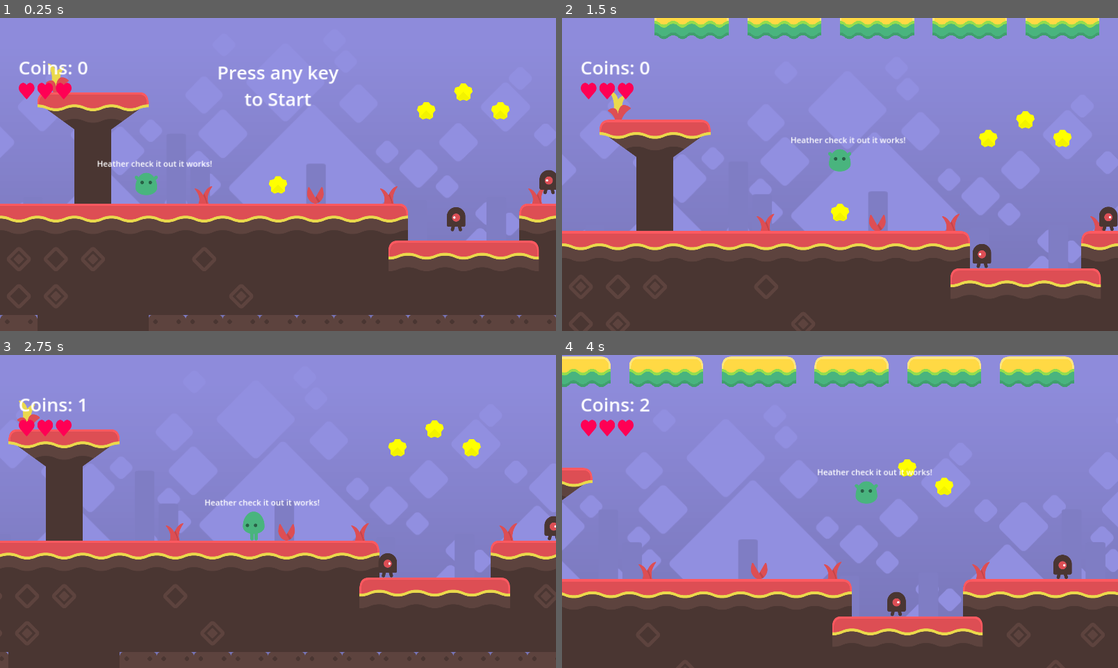
Above: before the commit, frames 1-4 (two rows, left to right).
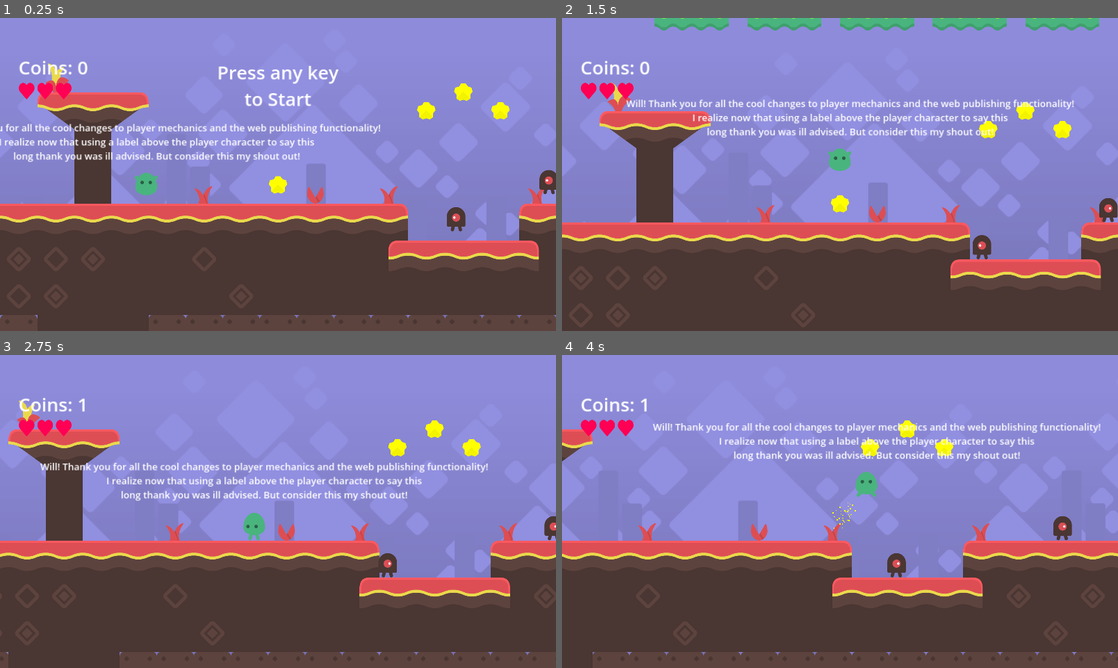
Above: after the commit, the same moments.

Repository: jbourqueendless/test-web-publish-again
Game: Godot game, scene res://main.tscn
Same seed, same stepped clock (60 frames per second), same inputs: the game is played once before the commit and once after it.
Inputs:
- Up to frame 1 (0.25 s): no input
- Up to frame 2 (1.5 s): tap Enter (ui_accept) at 0.5, 0.77 s; hold Right (ui_right) from 0.53 s (still down)
- Up to frame 3 (2.75 s): tap Enter (ui_accept) at 1.52 s; release Right (ui_right) at 2.03 s; hold Left (ui_left) from 2.03 s (still down)
- Up to frame 4 (4 s): release Left (ui_left) at 2.78 s; hold Right (ui_right) from 2.78 s (still down); tap Enter (ui_accept) at 3.02, 3.77 s

The runs differ from the first frame. In frame 1, 2.3% of the frame differs, in the area x 0-69%, y 33-48%; in frame 2, 18%; in frame 3, 2.4%; in frame 4, 31%, in the area x 0-100%, y 0-96%.

Commit message:
Thanks Will!

Diff:
--- a/main.tscn
+++ b/main.tscn
@@ -18,7 +18,7 @@
 
 [sub_resource type="LabelSettings" id="LabelSettings_dcqgl"]
 font = SubResource("SystemFont_dco2c")
-font_size = 28
+font_size = 33
 outline_color = Color(1, 0.0470588, 0.137255, 1)
 shadow_size = 20
 
@@ -211,6 +211,9 @@
 collision_layer = 1
 collision_mask = 7
 sprite_frames = ExtResource("10_g34y8")
+jump_cut_factor = 60.0
+coyote_time = 0.25
+double_jump = true
 
 [node name="Camera2D" type="Camera2D" parent="Player"]
 position = Vector2(0, 15)
@@ -219,11 +222,13 @@
 position_smoothing_enabled = true
 
 [node name="Label" type="Label" parent="Player"]
-offset_left = -170.0
-offset_top = -151.0
-offset_right = 227.0
-offset_bottom = -93.0
-text = "Heather check it out it works!"
+offset_left = -879.0
+offset_top = -278.0
+offset_right = 952.0
+offset_bottom = -134.0
+text = "Will! Thank you for all the cool changes to player mechanics and the web publishing functionality!
+I realize now that using a label above the player character to say this
+long thank you was ill advised. But consider this my shout out!"
 label_settings = SubResource("LabelSettings_dcqgl")
 horizontal_alignment = 1
 
